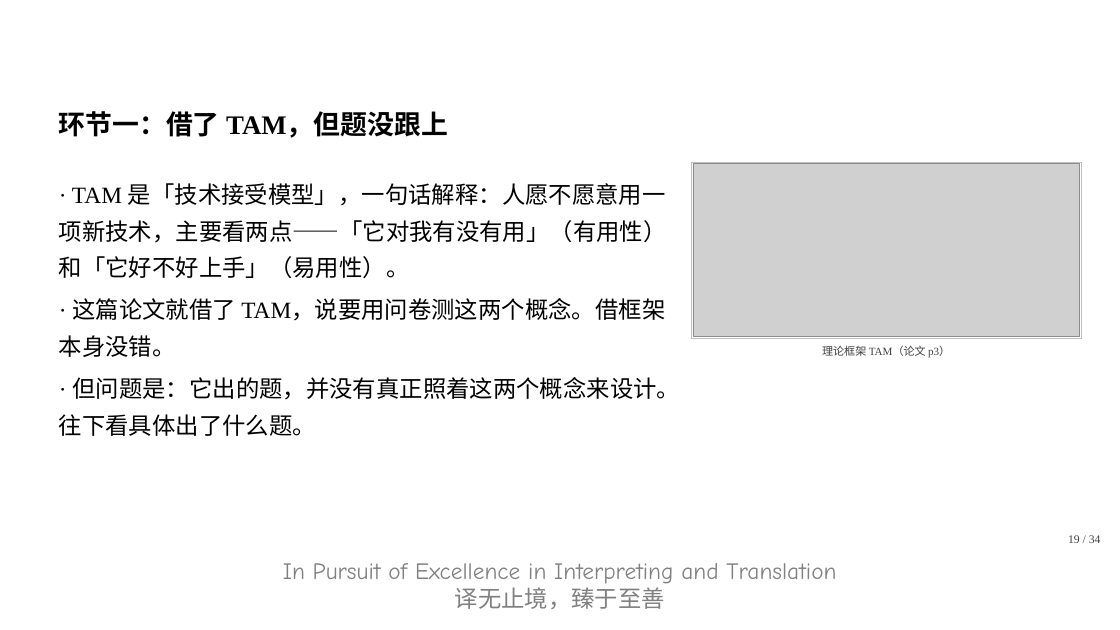
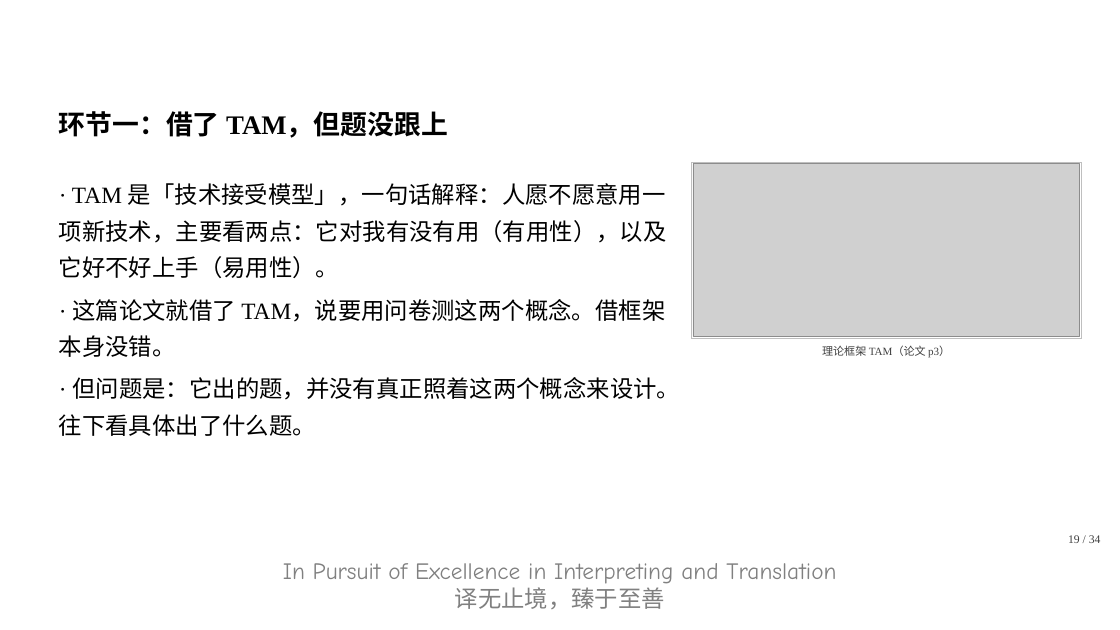
Before and after one commit to CodingGeoff/translation-research-202610, a slide deck: slide 19 of 翻译研究方法/第1组/问卷调查法正反例_v14.pptx. Drawn at 1120x630 pixels with LibreOffice and Linux fonts; fonts in the diff are those of the drawing; grey boxes stand for pictures; background and template pictures are left out. Boxes give left, top, right and bottom in pixels: in the first picture for what was removed or moved away, otherwise in the second. Text is boxed around its words. In the diff, an @@ line names an element or a change of style, - is before the commit and + after.

```diff
--- a/翻译研究方法/第1组/问卷调查法正反例_v14.pptx
+++ b/翻译研究方法/第1组/问卷调查法正反例_v14.pptx
@@ text at (59, 183, 667, 278): text changed @@
-· TAM 是「技术接受模型」，一句话解释：人愿不愿意用一项新技术，主要看两点——「它对我有没有用」（有用性）和「它好不好上手」（易用性）。
+· TAM 是「技术接受模型」，一句话解释：人愿不愿意用一项新技术，主要看两点：它对我有没有用（有用性），以及它好不好上手（易用性）。
```
Also in this commit, not shown: 17 other slides changed, 1 slide added, 20 other files.
